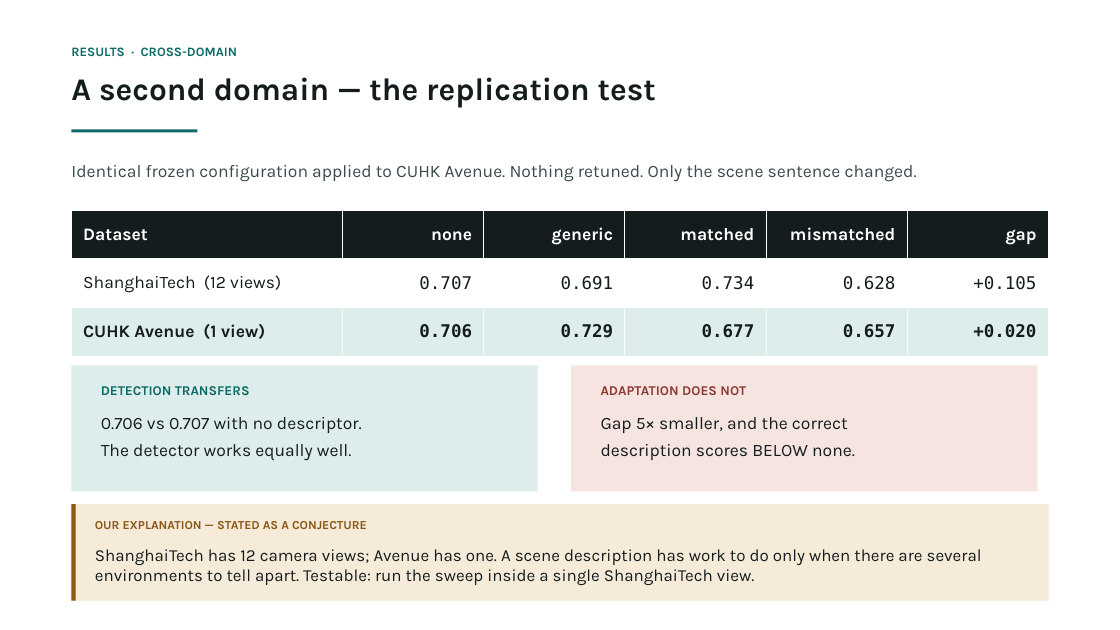
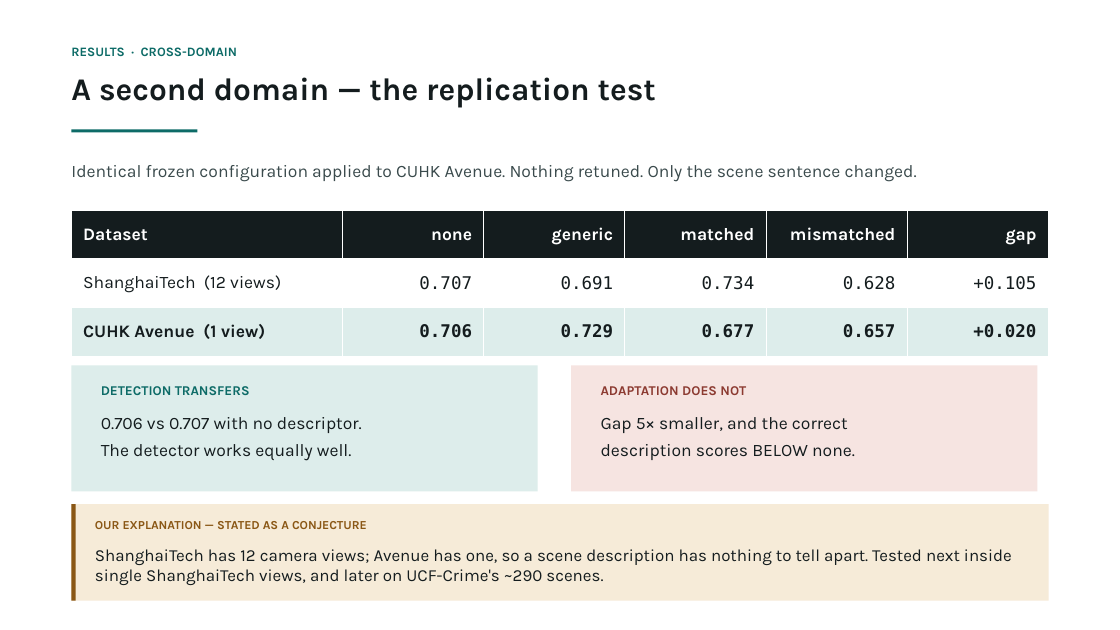
Before and after one commit to prakash-nitc/multimodal-anomaly-detection, a slide deck: slide 20 of docs/06_presentations/DA-ZVAD_Phase3_Review.pptx. Drawn at 1120x630 pixels with LibreOffice and Linux fonts; fonts in the diff are those of the drawing. Boxes give left, top, right and bottom in pixels: in the first picture for what was removed or moved away, otherwise in the second. Text is boxed around its words. In the diff, an @@ line names an element or a change of style, - is before the commit and + after.

Commit message:
Phase 3 deck full audit: setup slide (3 benchmarks, 418 videos, LLaVA), UCF-Crime in comparison and scene-count tables, wrong Ada-VAD citation fixed, within-video finding on interpretation/limitations/summary, plan follows master plan, references regenerated

```diff
--- a/docs/06_presentations/DA-ZVAD_Phase3_Review.pptx
+++ b/docs/06_presentations/DA-ZVAD_Phase3_Review.pptx
@@ text at (95,549,1012,585): text changed @@
-ShanghaiTech has 12 camera views; Avenue has one. A scene description has work to do only when there are several environments to tell apart. Testable: run the sweep inside a single ShanghaiTech view.
+ShanghaiTech has 12 camera views; Avenue has one, so a scene description has nothing to tell apart. Tested next inside single ShanghaiTech views, and later on UCF-Crime's ~290 scenes.
```
Also in this commit, not shown: 12 other slides changed, 1 other file.
